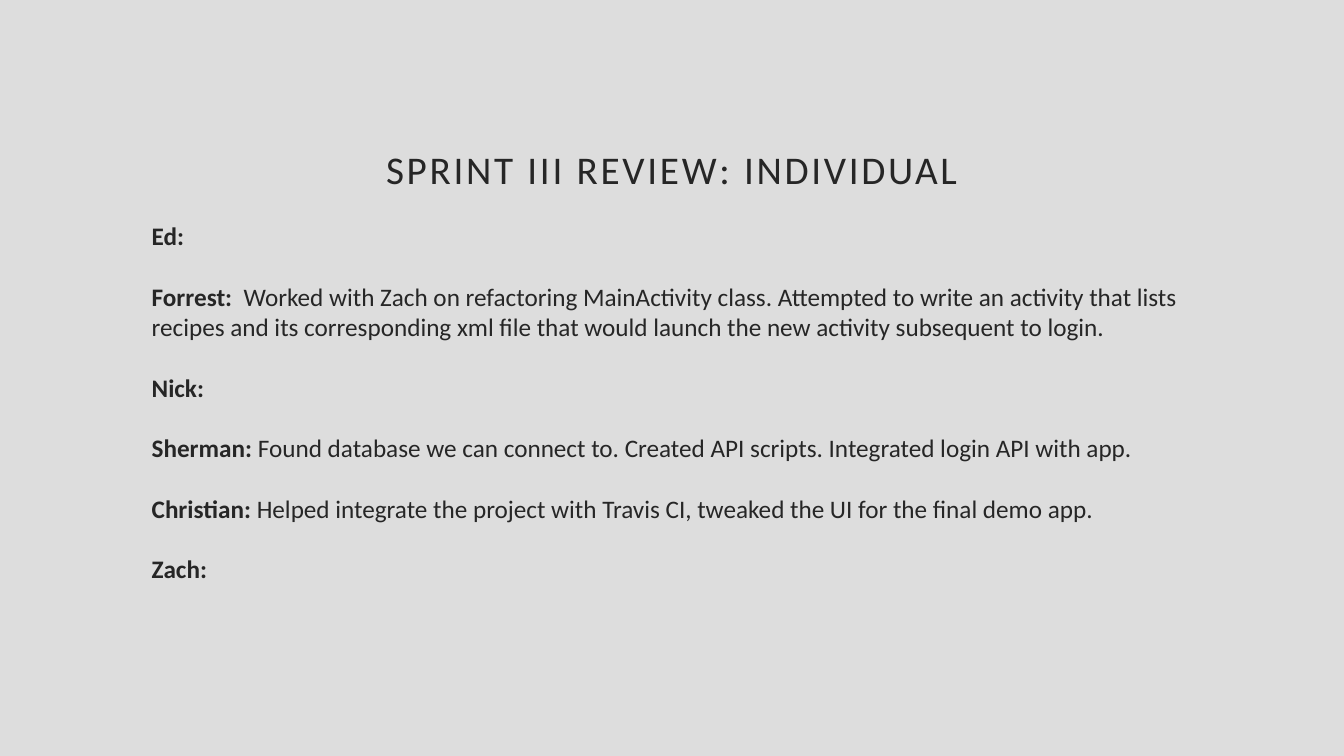
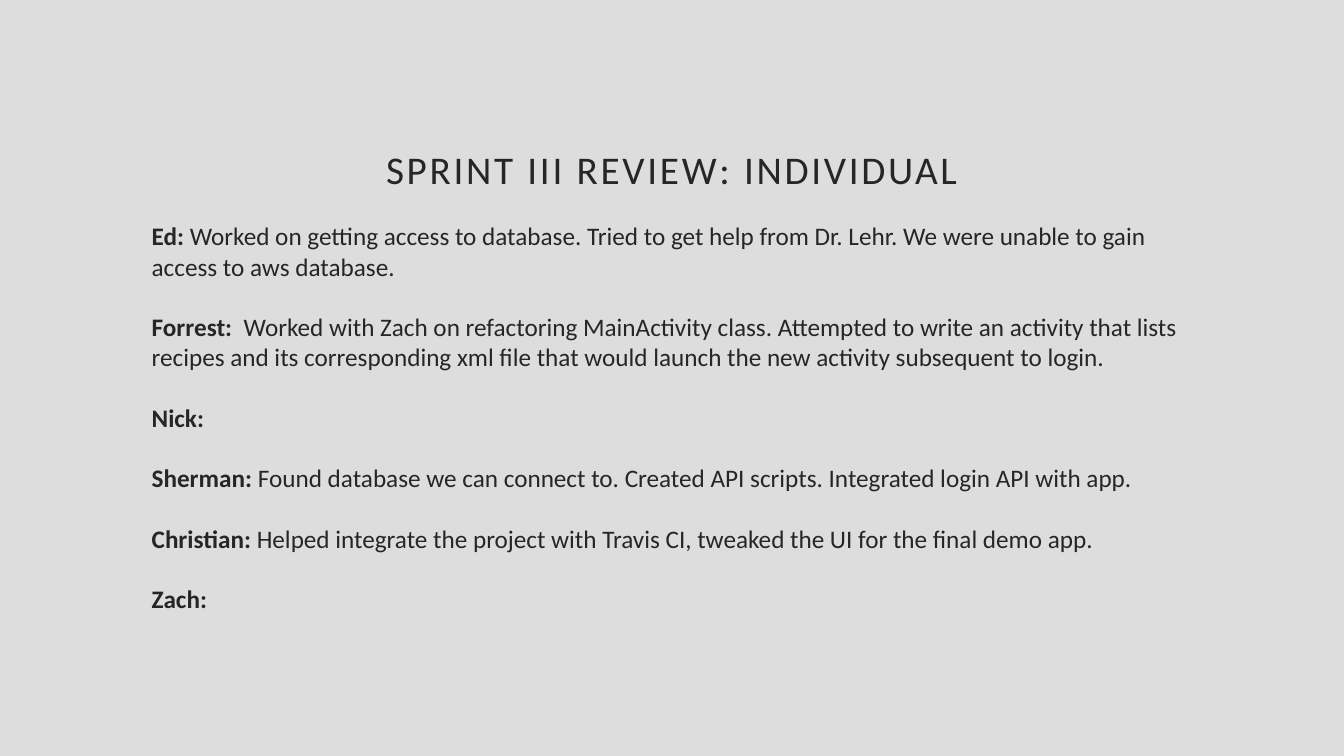
Before and after one commit to CiderCS3398/CS3398-Cider-S2017, a slide deck: slide 3 of Presentations/Sprint 3 Review.pptx. Drawn at 1344x756 pixels with LibreOffice and Linux fonts; fonts in the diff are those of the drawing. Boxes give left, top, right and bottom in pixels: in the first picture for what was removed or moved away, otherwise in the second. Text is boxed around its words. In the diff, an @@ line names an element or a change of style, - is before the commit and + after.

Commit message:
Eddie's Sprint Changes
xxyxx

```diff
--- a/Presentations/Sprint 3 Review.pptx
+++ b/Presentations/Sprint 3 Review.pptx
@@ text at (x1=152, y1=227, x2=1145, y2=276): text changed; bold off @@
-Ed:
+Ed: Worked on getting access to database. Tried to get help from Dr. Lehr. We were unable to gain access to aws database.
```
